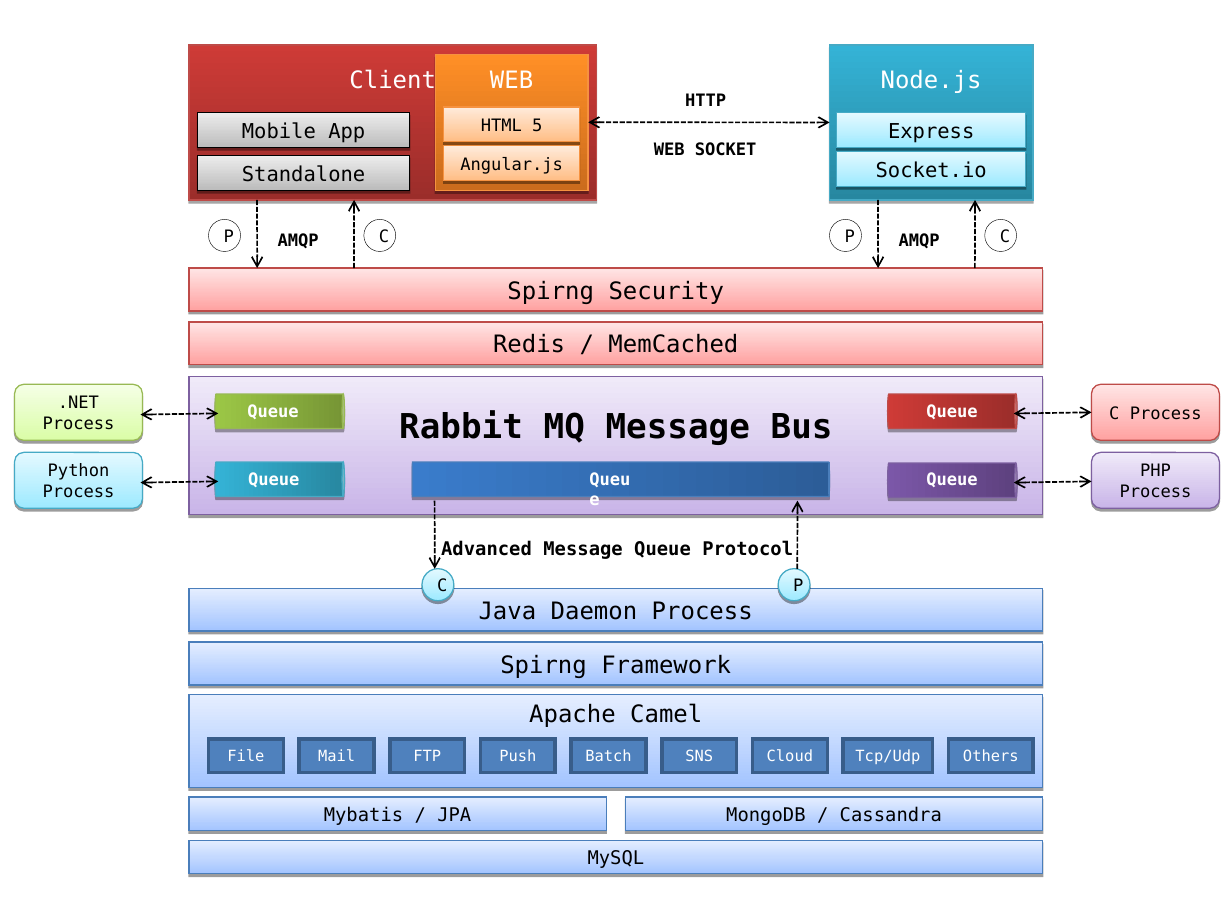
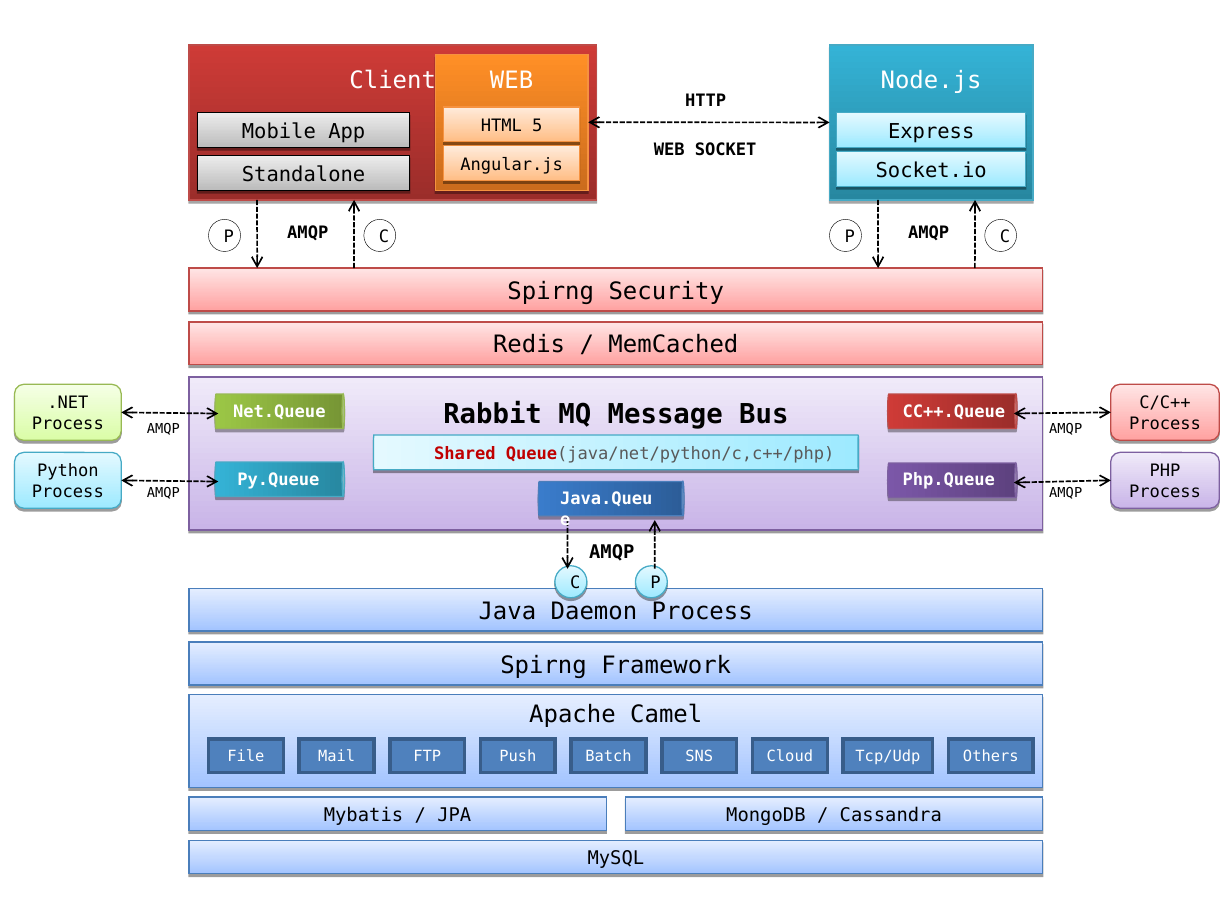
Before and after one commit to onjsdnjs/rabbitmq, a slide deck: slide 1 of src/doc/service platform.ppt. Drawn at 1232x924 pixels with LibreOffice and Linux fonts; fonts in the diff are those of the drawing. Boxes give left, top, right and bottom in pixels: in the first picture for what was removed or moved away, otherwise in the second. Text is boxed around its words. In the diff, an @@ line names an element or a change of style, - is before the commit and + after.

Commit message:
2015.01.15

```diff
--- a/src/doc/service platform.ppt
+++ b/src/doc/service platform.ppt
@@ text "AMQP": place and size @@
-text "AMQP" at [278,233,319,248]
+text "AMQP" at [287,225,328,240]
@@ text "AMQP": place and size @@
-text "AMQP" at [899,233,940,248]
+text "AMQP" at [908,225,949,240]
@@ rounded rectangle ".NET Process": place and size @@
-rounded rectangle ".NET Process" at [15,384,143,441]
+rounded rectangle ".NET Process" at [15,384,122,441]
@@ rectangle "Rabbit MQ Message Bus": place and size @@
-rectangle "Rabbit MQ Message Bus" at [188,377,1042,515]
+rectangle "Rabbit MQ Message Bus" at [188,377,1042,530]
@@ rectangle "Rabbit MQ Message Bus" at [188,377,1042,530]: size 20 to 16 pt @@
@@ rounded rectangle "C/C++ Process": place and size @@
-rounded rectangle "C/C++ Process" at [1092,384,1220,441]
+rounded rectangle "C/C++ Process" at [1111,384,1220,441]
@@ double arrow moved from (140, 414) - (218, 414) to (121, 413) - (218, 414) @@
@@ text at [233,404,325,419]: text changed; size 11 to 10 pt; text colour #000000 to #FFFFFF @@
-Advanced Message Queue Protocol
+Net.Queue
@@ text at [903,404,1006,419]: text changed @@
-Queue
+CC++.Queue
@@ text removed at [926,404,977,419] @@
-Queue
@@ double arrow moved from (1014, 414) - (1092, 413) to (1014, 414) - (1111, 413) @@
@@ text in rounded rectangle at [1129,395,1201,430]: text changed @@
-C Process
+C/C++ Process
@@ text added at [147,423,180,435], 8 pt, text #000000 @@
+AMQP
@@ cylinder added at [373,435,859,469], fill gradient #9EEAFF to #E4F9FF, outline #46AAC5 0.74 pt @@
@@ text added at [434,446,835,463], 10 pt, text #595959 @@
+Shared Queue(java/net/python/c,c++/php)
@@ text added at [1049,423,1082,435], 8 pt, text #000000 @@
+AMQP
@@ rounded rectangle "Python Process": place and size @@
-rounded rectangle "Python Process" at [15,452,143,508]
+rounded rectangle "Python Process" at [15,452,122,508]
@@ text at [237,472,319,489]: text changed @@
-Queue
+Py.Queue
@@ text at [903,472,995,489]: text changed @@
-Queue
+Php.Queue
@@ rounded rectangle "PHP Process": place and size @@
-rounded rectangle "PHP Process" at [1092,452,1220,508]
+rounded rectangle "PHP Process" at [1111,452,1220,508]
@@ double arrow moved from (140, 483) - (218, 482) to (121, 480) - (218, 482) @@
@@ text added at [147,487,180,499], 8 pt, text #000000 @@
+AMQP
@@ cylinder: place and size @@
-cylinder at [412,463,830,497]
+cylinder at [538,482,684,516]
@@ cylinder at [538,482,684,516]: proportions changed @@
@@ text at [560,491,652,506]: text changed @@
-Queue
+Java.Queue
@@ arrow moved from (435, 500) - (435, 569) to (568, 500) - (568, 569) @@
@@ double arrow moved from (1014, 483) - (1092, 482) to (1014, 483) - (1111, 480) @@
@@ text added at [1049,487,1082,499], 8 pt, text #000000 @@
+AMQP
@@ arrow moved from (797, 569) - (797, 500) to (654, 569) - (654, 520) @@
@@ ellipse "C": place and size @@
-ellipse "C" at [423,569,455,601]
+ellipse "C" at [554,565,586,598]
@@ text added at [589,544,634,561], 11 pt, text #000000, bold @@
+AMQP
@@ ellipse "P": place and size @@
-ellipse "P" at [779,569,811,601]
+ellipse "P" at [636,565,668,598]
```
